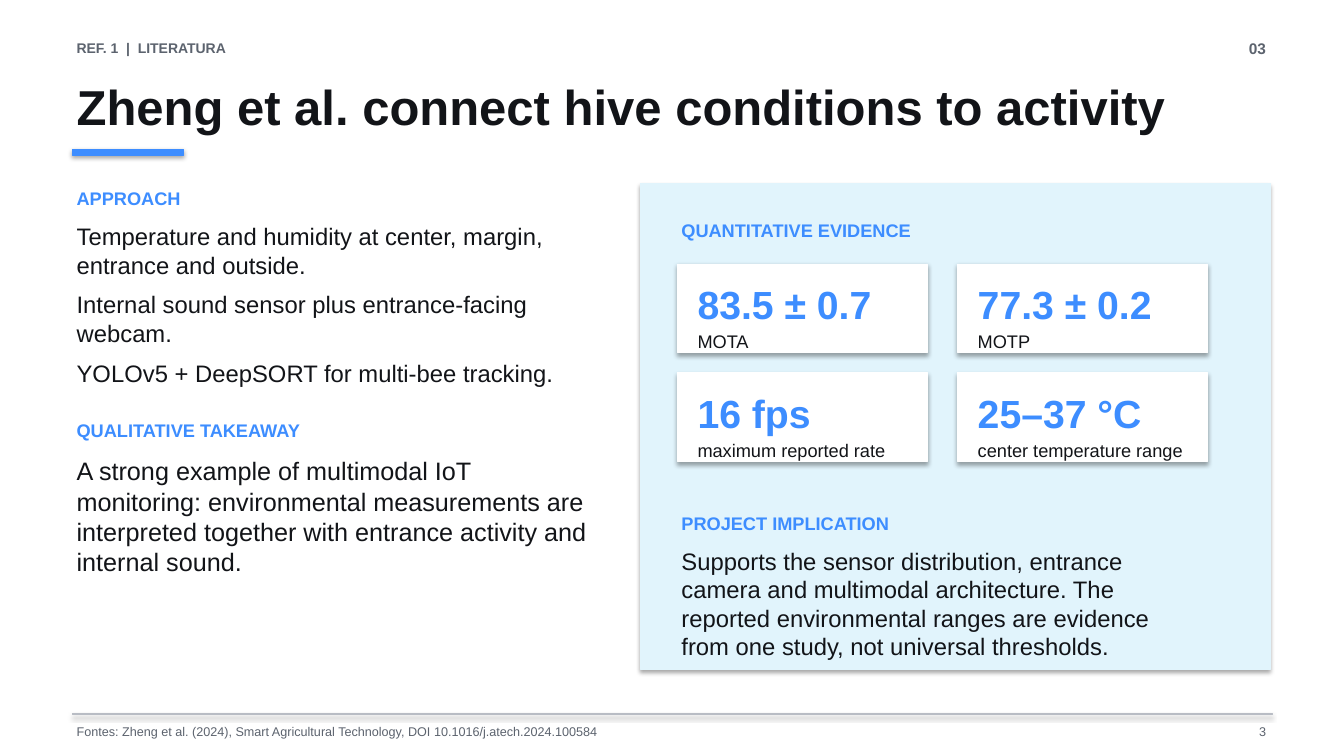
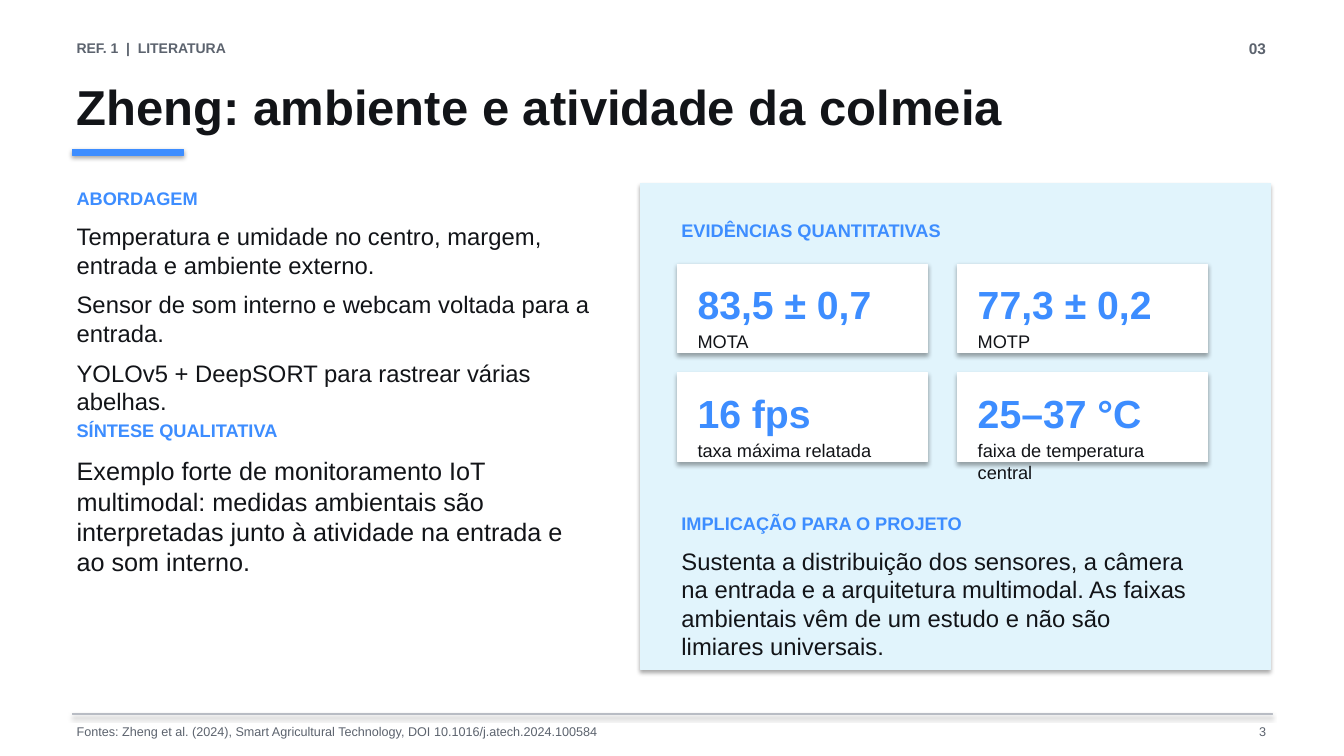
Before and after one commit to whirtex/embedded-system, a slide deck: slide 3 of beehive-monitoring/beehive-monitoring-ac4-slides.pptx. Drawn at 1344x756 pixels with LibreOffice and Linux fonts; fonts in the diff are those of the drawing. Boxes give left, top, right and bottom in pixels: in the first picture for what was removed or moved away, otherwise in the second. Text is boxed around its words. In the diff, an @@ line names an element or a change of style, - is before the commit and + after.

```diff
--- a/beehive-monitoring/beehive-monitoring-ac4-slides.pptx
+++ b/beehive-monitoring/beehive-monitoring-ac4-slides.pptx
@@ text at bbox=[77, 89, 1002, 135]: text changed @@
-Zheng et al. connect hive conditions to activity
+Zheng: ambiente e atividade da colmeia
@@ text at bbox=[77, 192, 198, 205]: text changed @@
-APPROACH
+ABORDAGEM
@@ text at bbox=[77, 227, 589, 387]: text changed @@
-Temperature and humidity at center, margin, entrance and outside.
-Internal sound sensor plus entrance-facing webcam.
-YOLOv5 + DeepSORT for multi-bee tracking.
+Temperatura e umidade no centro, margem, entrada e ambiente externo.
+Sensor de som interno e webcam voltada para a entrada.
+YOLOv5 + DeepSORT para rastrear várias abelhas.
@@ text at bbox=[681, 223, 940, 241]: text changed @@
-QUANTITATIVE EVIDENCE
+EVIDÊNCIAS QUANTITATIVAS
@@ text at bbox=[698, 291, 871, 325]: text changed @@
-83.5 ± 0.7
+83,5 ± 0,7
@@ text at bbox=[978, 291, 1151, 325]: text changed @@
-77.3 ± 0.2
+77,3 ± 0,2
@@ text at bbox=[77, 423, 277, 441]: text changed @@
-QUALITATIVE TAKEAWAY
+SÍNTESE QUALITATIVA
@@ text at bbox=[698, 443, 871, 457]: text changed @@
-maximum reported rate
+taxa máxima relatada
@@ text at bbox=[978, 443, 1144, 479]: text changed @@
-center temperature range
+faixa de temperatura central
@@ text at bbox=[77, 461, 562, 572]: text changed @@
-A strong example of multimodal IoT monitoring: environmental measurements are interpreted together with entrance activity and internal sound.
+Exemplo forte de monitoramento IoT multimodal: medidas ambientais são interpretadas junto à atividade na entrada e ao som interno.
@@ text at bbox=[681, 516, 961, 534]: text changed @@
-PROJECT IMPLICATION
+IMPLICAÇÃO PARA O PROJETO
@@ text at bbox=[681, 552, 1186, 628]: text changed @@
-Supports the sensor distribution, entrance camera and multimodal architecture. The reported environmental ranges are evidence from one study, not universal thresholds.
+Sustenta a distribuição dos sensores, a câmera na entrada e a arquitetura multimodal. As faixas ambientais vêm de um estudo e não são limiares universais.
```
Also in this commit, not shown: 7 other slides changed, 2 slides added, 2 slides removed.
